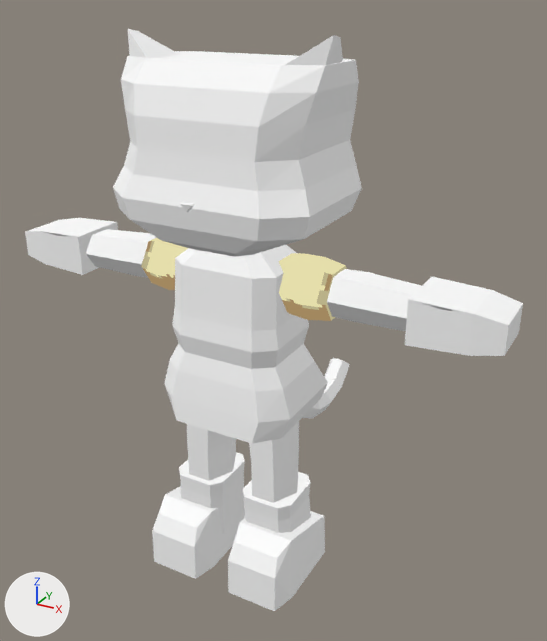
Two versions of the glTF model src/models/goobles.glb, one commit apart.
Camera for both pictures: a 50 mm lens placed at (0.729, -1.201, 1.18), pointed at (-0.009, 0.14, 0.51). Lighting does not change. The marker at lower left points along +X, +Y and +Z. The first picture is the older version.

Names of what the first picture shows: 'Boots', 'Mesh_0', 'Shirt', 'Trousers', 'Tunic' and 1 more.
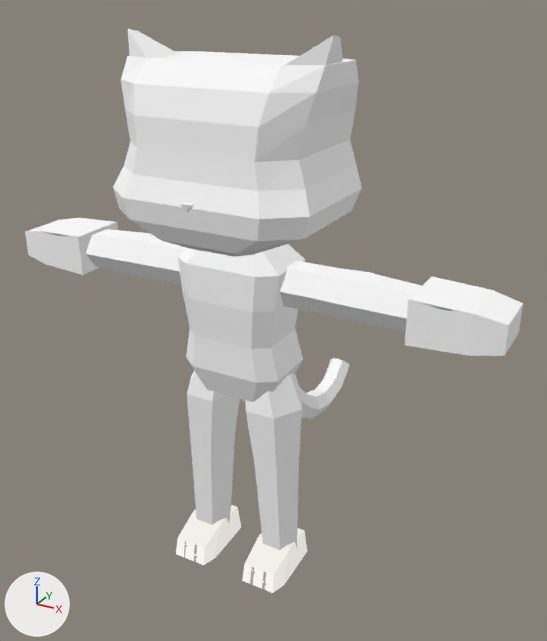
Pixel boxes (x1, y1, x2, y2) of what changed, in the pictures (547 x 641 px):
'Tunic', deleted
    before: (164, 245, 328, 444)
'Boots', deleted
    before: (152, 452, 325, 611)
'Body', added
    after: (178, 244, 305, 402)
'Legs', added
    after: (187, 371, 302, 550)
'Trousers', deleted
    before: (187, 420, 299, 503)
'Shirt', deleted (beige)
    before: (141, 238, 347, 321)
'Feet', added
    after: (176, 505, 307, 593)
'Arms', added
    after: (148, 241, 339, 315)

Diff of the bpy script that builds the scene:
```diff
--- a/src/models/goobles.glb.py
+++ b/src/models/goobles.glb.py
@@ img_image_5 @@
+img_image_5 = load_image('Image_5', '_unpacked/Image_5', 128, 128, 'sRGB')
@@ mat_feet @@
+mat_feet = bpy.data.materials.new('Feet')
+# uses the picture img_image_5
@@ me_mesh_5_1 @@
+me_mesh_5_1.from_pydata(...)  # 24 vertices, 40 faces; spans x -0.136..0.136, y -0.108..0.045, z 0.0..0.066
+me_mesh_5_1.materials.append(mat_feet)
@@ me_mesh_4_1 @@
+me_mesh_4_1.from_pydata(...)  # 48 vertices, 72 faces; spans x -0.136..0.136, y -0.065..0.057, z 0.045..0.47
+me_mesh_4_1.materials.append(mat_boots)  # its picture is missing
@@ me_mesh_3_1 @@
+me_mesh_3_1.from_pydata(...)  # 36 vertices, 48 faces; spans x -0.205..0.205, y -0.05..0.05, z 0.625..0.705
+me_mesh_3_1.materials.append(mat_trousers)  # its picture is missing
@@ me_mesh_2_1 @@
+me_mesh_2_1.from_pydata(...)  # 48 vertices, 92 faces; spans x -0.112..0.112, y -0.086..0.08, z 0.42..0.745
+me_mesh_2_1.materials.append(mat_tunic)  # its picture is missing
@@ ob_tunic @@
-ob_tunic = bpy.data.objects.new('Tunic', me_mesh_2)
-ob_tunic.location = (0.0, 0.0, 0.0)
@@ ob_shirt @@
-ob_shirt = bpy.data.objects.new('Shirt', me_mesh_3)
-ob_shirt.location = (0.0, 0.0, 0.0)
@@ ob_trousers @@
-ob_trousers = bpy.data.objects.new('Trousers', me_mesh_4)
-ob_trousers.location = (0.0, 0.0, 0.0)
@@ ob_boots @@
-ob_boots = bpy.data.objects.new('Boots', me_mesh_5)
-ob_boots.location = (0.0, 0.0, 0.0)
@@ ob_feet @@
+ob_feet = bpy.data.objects.new('Feet', me_mesh_5_1)
+ob_feet.location = (0.0, 0.0, 0.0)
@@ ob_legs @@
+ob_legs = bpy.data.objects.new('Legs', me_mesh_4_1)
+ob_legs.location = (0.0, 0.0, 0.0)
@@ ob_arms @@
+ob_arms = bpy.data.objects.new('Arms', me_mesh_3_1)
+ob_arms.location = (0.0, 0.0, 0.0)
@@ ob_body @@
+ob_body = bpy.data.objects.new('Body', me_mesh_2_1)
+ob_body.location = (0.0, 0.0, 0.0)
```
